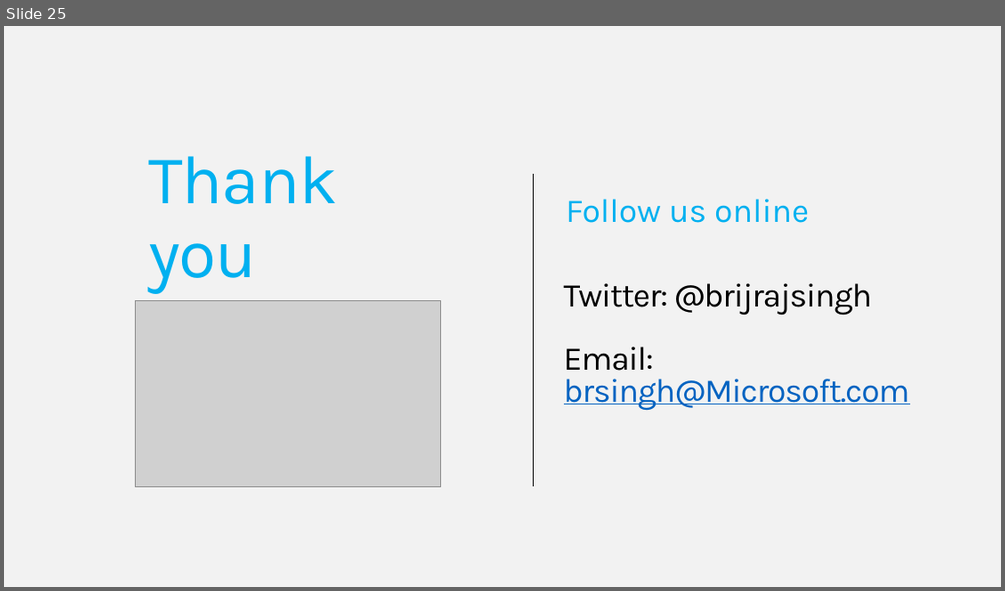
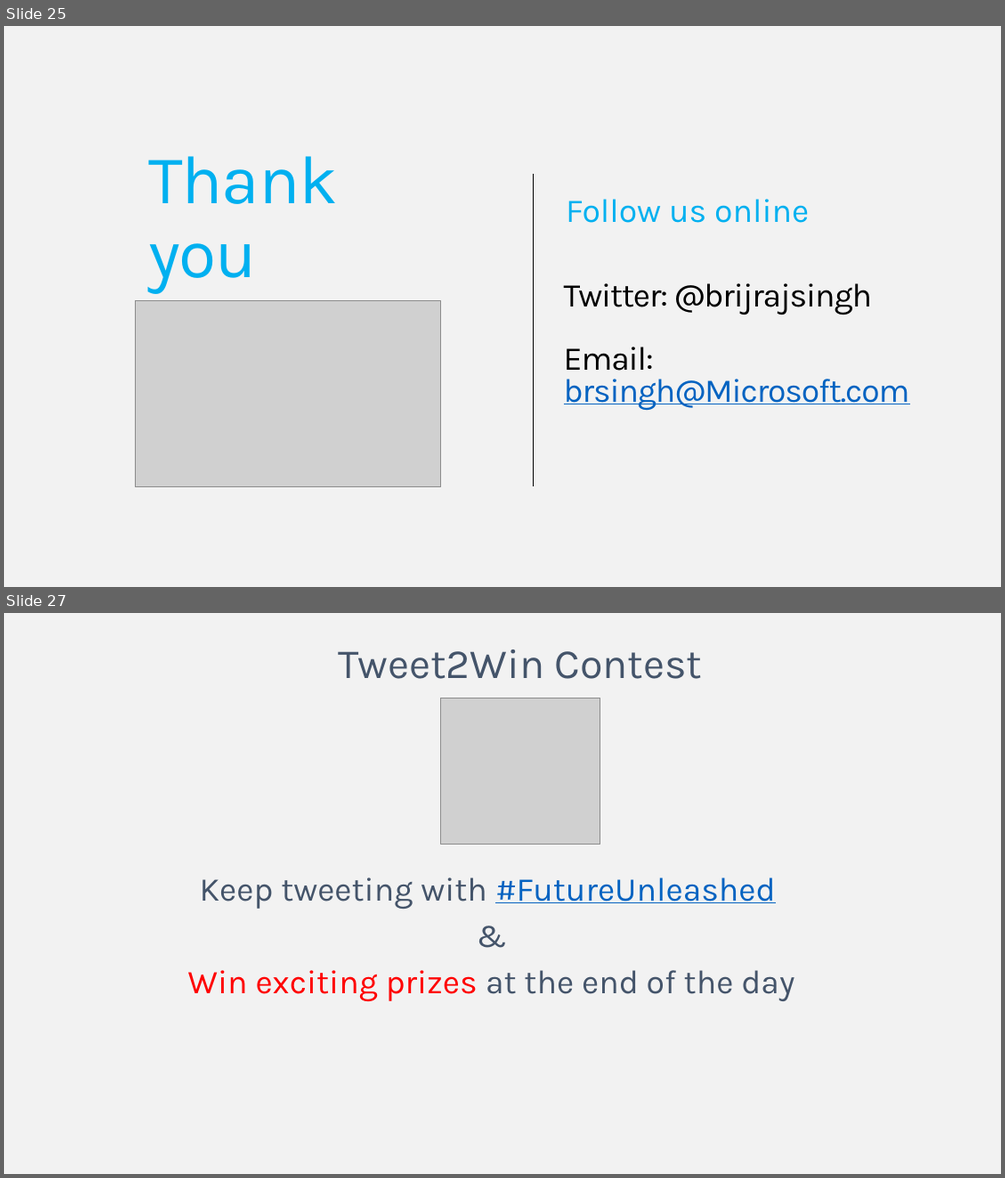
Before and after one commit to FutureUnleashed/OSS, a slide deck: PHP/Future Unleashed_PHPWebApp.pptx. Shown one above the other, each under a label of ours: slide 25 before the commit, slides 25 and 27 after it; the slides between them are not shown. The pictures are 1005x591 and 1005x1178 pixels, drawn with LibreOffice and Linux fonts; fonts in the diff are those of the drawing; grey boxes stand for pictures; background and template pictures are left out. Boxes give left, top, right and bottom in pixels: in the first picture for what was removed or moved away, otherwise in the second. Text is boxed around its words. In the diff, an @@ line names an element or a change of style, - is before the commit and + after.

```diff
--- a/PHP/Future Unleashed_PHPWebApp.pptx
+++ b/PHP/Future Unleashed_PHPWebApp.pptx
@@ slide 27 added at box(4, 613, 1001, 1174), background picture (left out); not listed: 1 template element that a slide beside it also shows @@
@@ text added at box(339, 649, 703, 679), 40 pt, text #44546A @@
+Tweet2Win Contest
@@ picture added at box(441, 698, 600, 844) @@
@@ subtitle added at box(188, 877, 794, 1001), 32 pt, text #44546A @@
+Keep tweeting with #FutureUnleashed
+&
+Win exciting prizes at the end of the day
```
Also in this commit, not shown: 2 slides changed, 5 other slides added, 1 other file.
